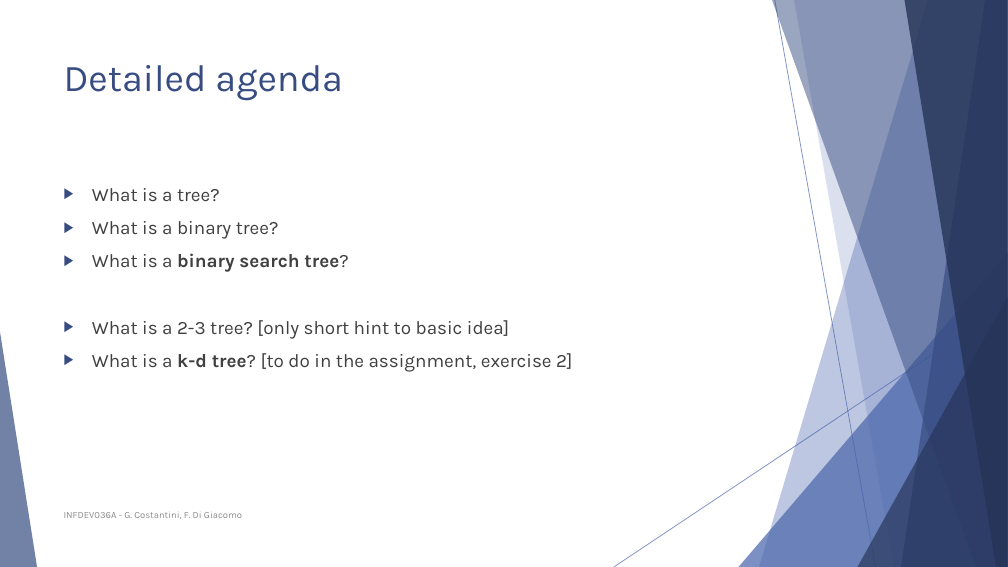
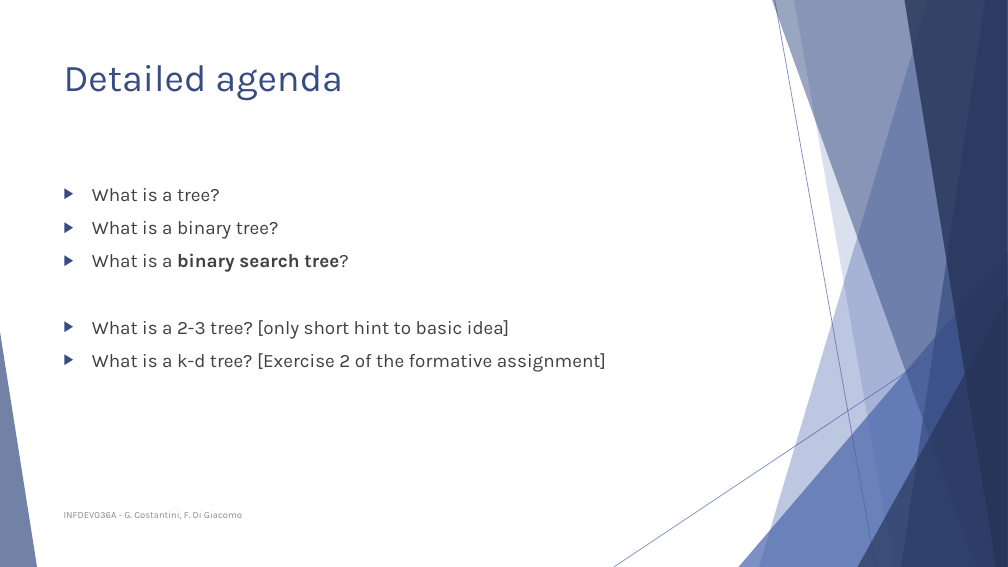
Before and after one commit to FurkanAndac/Development-6A, a slide deck: slide 3 of Lesson slides/Unit 4 - Binary trees.pptx. Drawn at 1008x567 pixels with LibreOffice and Linux fonts; fonts in the diff are those of the drawing. Boxes give left, top, right and bottom in pixels: in the first picture for what was removed or moved away, otherwise in the second. Text is boxed around its words. In the diff, an @@ line names an element or a change of style, - is before the commit and + after.

```diff
--- a/Lesson slides/Unit 4 - Binary trees.pptx
+++ b/Lesson slides/Unit 4 - Binary trees.pptx
@@ text at box(92, 353, 606, 372): text changed @@
-▶ What is a k-d tree? [to do in the assignment, exercise 2]
+▶ What is a k-d tree? [Exercise 2 of the formative assignment]
```
Also in this commit, not shown: 1 other slide changed.
